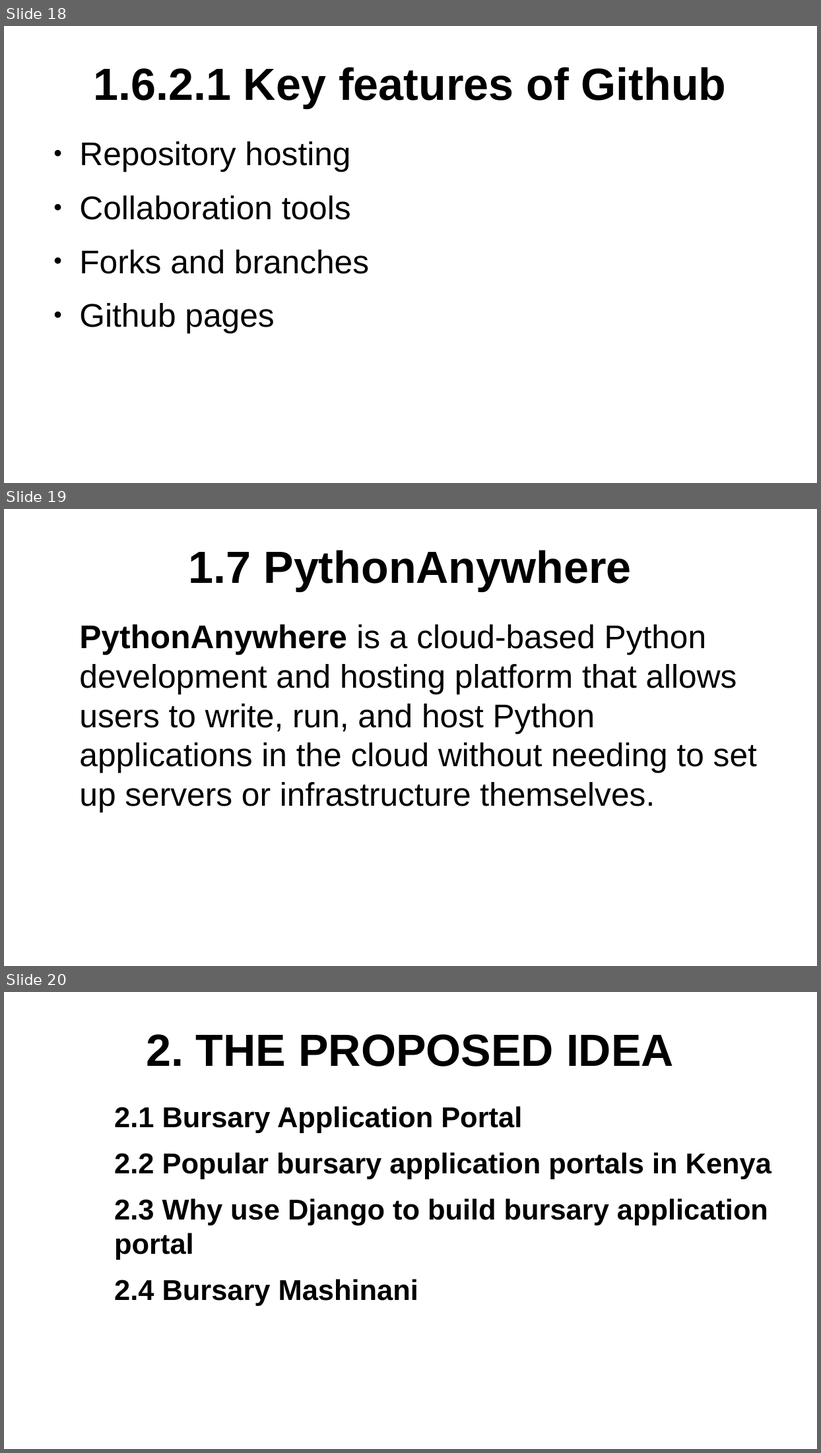
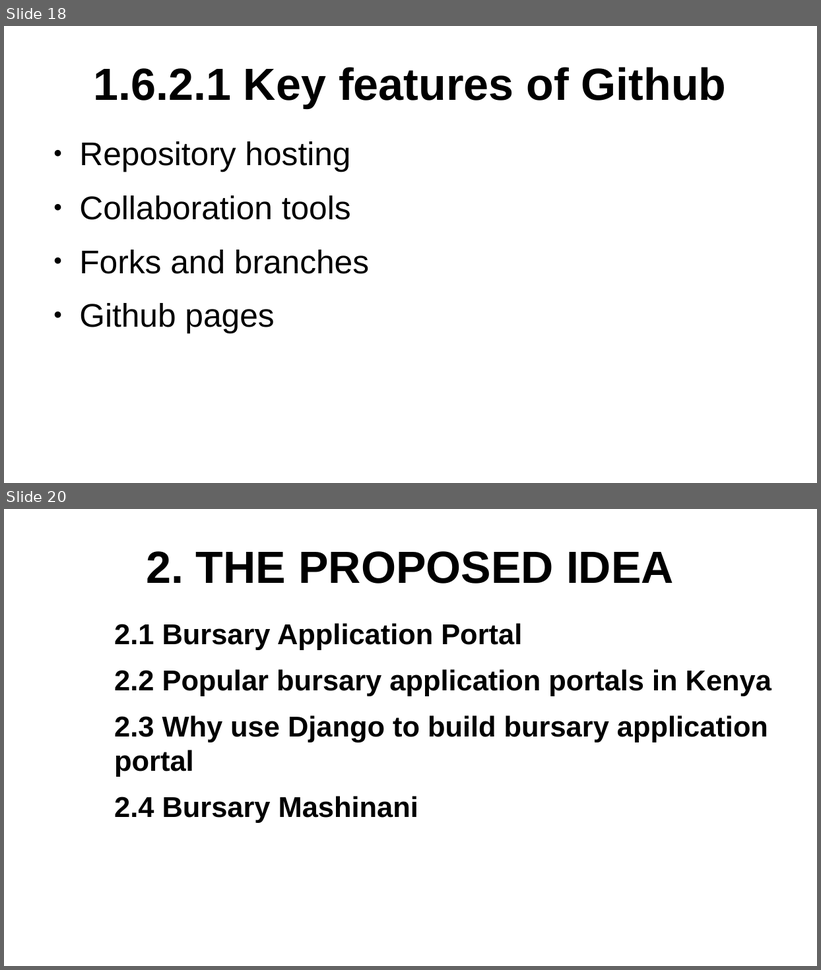
Before and after one commit to Michael-Otieno-Kasuku/Bursary, a slide deck: docs/implementation/bursary mashinani implementation full guide.odp. Shown one above the other, each under a label of ours: slides 18, 19 and 20 before the commit, slides 18 and 20 after it; the slides between them are not shown. The pictures are 821x1453 and 821x970 pixels, drawn with LibreOffice and Linux fonts; fonts in the diff are those of the drawing. Boxes give left, top, right and bottom in pixels: in the first picture for what was removed or moved away, otherwise in the second. Text is boxed around its words. In the diff, an @@ line names an element or a change of style, - is before the commit and + after.

```diff
--- a/docs/implementation/bursary mashinani implementation full guide.odp
+++ b/docs/implementation/bursary mashinani implementation full guide.odp
@@ slide 19 removed at (4,509,817,966), background #FFFFFF @@
@@ title removed at (189,550,632,591) @@
-1.7 PythonAnywhere
@@ text removed at (79,625,757,812) @@
-PythonAnywhere is a cloud-based Python development and hosting platform that allows users to write, run, and host Python applications in the cloud without needing to set up servers or infrastructure themselves.
```
Also in this commit, not shown: 22 slides changed, 1 slide added, 1 other slide removed.
